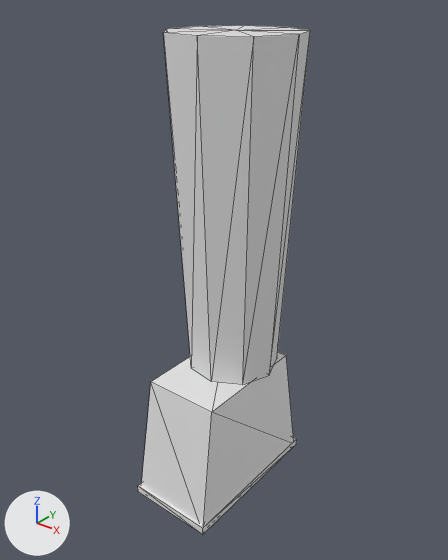
A saved change to the OBJ model assets/models/citizens/leg_l.obj.
One viewpoint serves both versions: a camera (50 mm lens) standing at (0.409, -0.53, 0.047) and looking at (0.002, -0.021, -0.269). The lights are fixed; the arrows at lower left show +X, +Y and +Z. The older version comes first. Mesh edges are drawn as thin lines. Where no turn or scale is listed for an object, it has been applied to the vertices. Vertices at exactly the same position are counted once.

The older version as bpy lines, for what is in view:
```python
me_leg_l = bpy.data.meshes.new('leg_l')
me_leg_l.from_pydata(...)  # 36 vertices, 60 faces; spans x -0.071..0.075, y -0.128..0.077, z -0.55..0.0
ob_leg_l = bpy.data.objects.new('leg_l', me_leg_l)
ob_leg_l.location = (0.0, 0.0, 0.0)
```
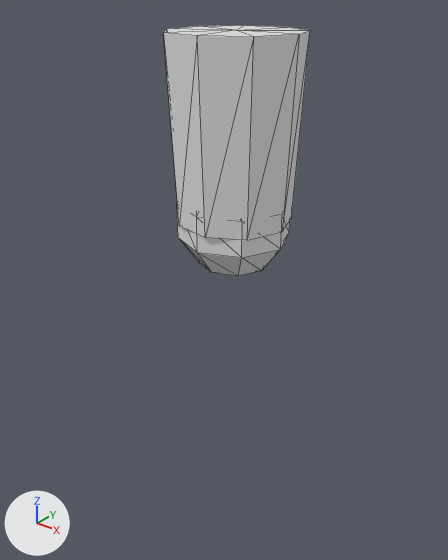
Where the change shows, as pixel boxes (x1, y1, x2, y2) in the pictures (448 x 560 px; the box of a moved part takes in the faces that stretch with it):
'leg_l', reshaped (14% narrower, 51% shorter)
    before: (138, 25, 310, 534)
    after: (163, 25, 310, 276)
part 1 of me_leg_l, added
    after: (177, 203, 290, 276)
part 2 of me_leg_l, deleted
    before: (142, 352, 293, 525)
part 3 of me_leg_l, deleted
    before: (138, 437, 297, 534)
part 4 of me_leg_l, moved or reshaped
    before: (166, 36, 309, 385)
    after: (166, 36, 309, 240)

What the commit changed:
me_leg_l is used by ob_leg_l; location (0.0, 0.0, 0.0).
me_leg_l had 36 vertices, 60 faces and spanned x -0.071..0.075, y -0.128..0.077, z -0.55..0.0.
me_leg_l now has 54 vertices, 100 faces and spans x -0.071..0.075, y -0.074..0.074, z -0.266..0.0.
me_leg_l part 1: a new loose piece, a UV sphere (8 segments, 5 rings, poles along z) spanning x -0.065..0.065, y -0.065..0.065, z -0.266..-0.134.
me_leg_l part 2: the loose piece of 8 vertices spanning x -0.052..0.052, y -0.125..0.075, z -0.55..-0.39 is deleted.
me_leg_l part 3: the loose piece of 8 vertices spanning x -0.055..0.055, y -0.128..0.077, z -0.55..-0.54 is deleted.
Part 4, on me_leg_l:
10 vertices are removed from x -0.053..0.056, y -0.055..0.055, z -0.39.
27 faces are deleted.
10 vertices are added at x -0.062..0.065, y -0.065..0.064, z -0.2.
27 new faces join them.
